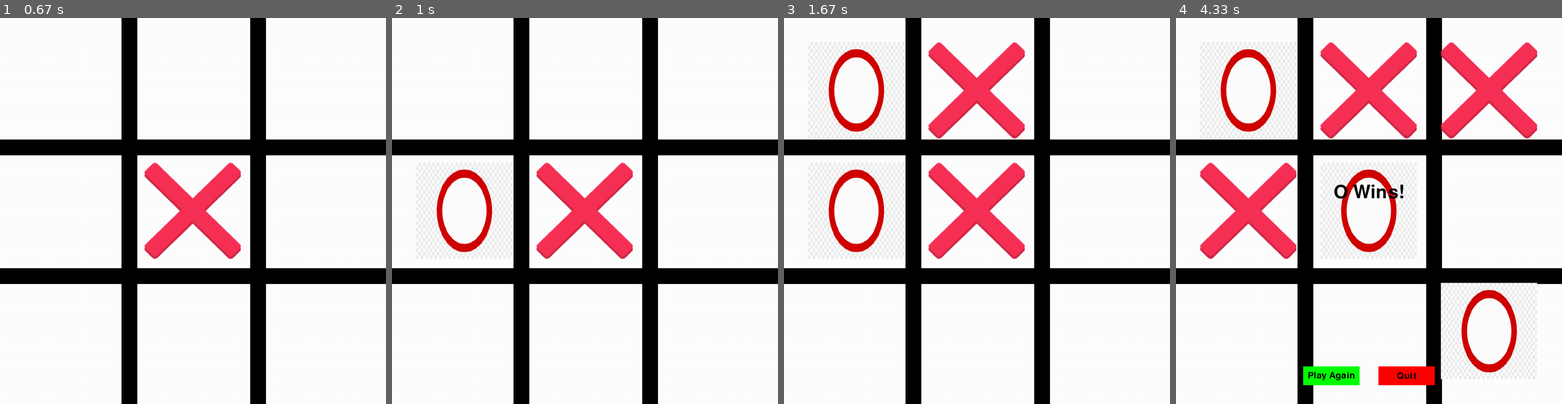
Above: before the commit, frames 1-4 (left to right).
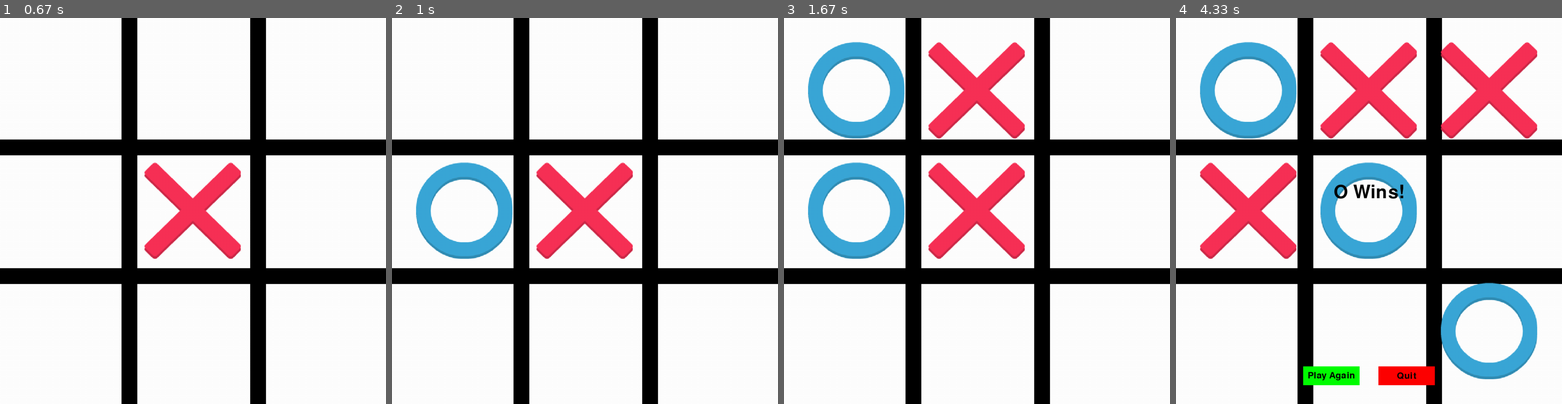
Above: after the commit, the same moments.

Repository: Varun-Chinthoju/LearningPython
Game: pygame game, started from pygame_Learning/tic_tac_toe.py
Two runs of this game, one before a commit and one after it. Both use one fixed random seed, a clock stepped at 60 frames per second and the inputs below.
Inputs (mouse positions are in pixels of both pictures, inside the frame that each line leads up to):
- Up to frame 1 (0.67 s): click (193, 211) at 0.38 s
- Up to frame 2 (1 s): click (492, 214) at 0.72 s
- Up to frame 3 (1.67 s): click (1034, 75) at 1.05 s; click (884, 133) at 1.38 s
- Up to frame 4 (4.33 s): click (1349, 311) at 1.75 s; click "Play Again" at 2.22 s; click (1307, 83) at 2.55 s; click (1222, 126) at 2.88 s; click (1450, 141) at 3.22 s; click (1384, 195) at 3.55 s; click (1260, 253) at 3.88 s; click (1507, 299) at 4.25 s

Frame 1 is identical in both runs. In frame 2, 3.3% of the frame differs, in the area x 6-32%, y 37-63%; in frame 3, 6.6%; in frame 4, 10%, in the area x 6-94%, y 6-94%.

Commit message:
better images and checked a wrong loss

Diff:
--- a/pygame_Learning/tic_tac_toe.py
+++ b/pygame_Learning/tic_tac_toe.py
@@ -38,24 +38,26 @@
 def check_win():
     global game_over, winner
 
+    # Check rows
     for row in board:
         if row[0] == row[1] == row[2] and row[0] != "":
             winner = row[0]
             game_over = True
 
+    # Check columns
     for col in range(3):
         if board[0][col] == board[1][col] == board[2][col] and board[0][col] != "":
             winner = board[0][col]
             game_over = True
 
-    if (
-        board[0][0] == board[1][1] == board[2][2]
-        or board[0][2] == board[1][1] == board[2][0]
-    ) and board[1][1] != "":
+    # Check diagonals (Corrected)
+    if (board[0][0] == board[1][1] == board[2][2] and board[0][0] != "") or \
+       (board[0][2] == board[1][1] == board[2][0] and board[0][2] != ""):
         winner = board[1][1]
         game_over = True
 
-    if all(board[i][j] != "" for i in range(3) for j in range(3)):
+    # Check for a tie
+    if all(board[i][j] != "" for i in range(3) for j in range(3)) and not game_over:
         game_over = True
         winner = "Tie"
 
Binary file changed: Images/mark-o.png
